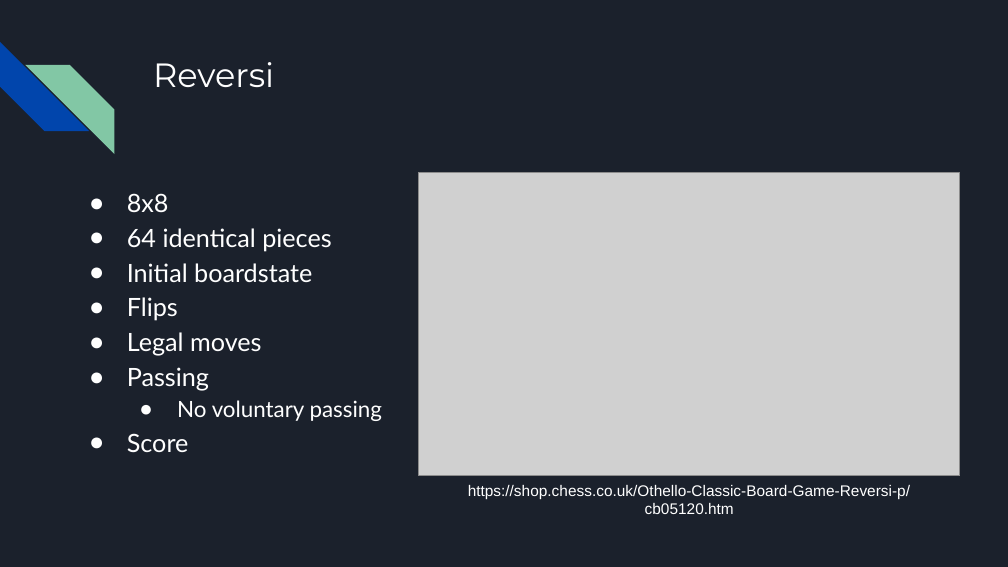
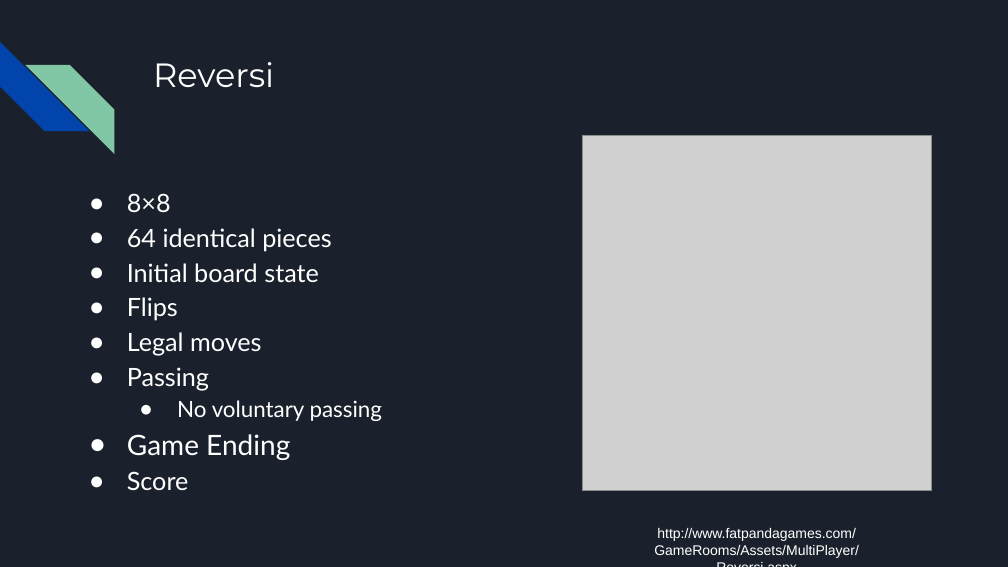
Before and after one commit to anna-porter/Reversi, a slide deck: slide 2 of Evolving a Reversi Player.pptx. Drawn at 1008x567 pixels with LibreOffice and Linux fonts; fonts in the diff are those of the drawing; grey boxes stand for pictures. Boxes give left, top, right and bottom in pixels: in the first picture for what was removed or moved away, otherwise in the second. Text is boxed around its words. In the diff, an @@ line names an element or a change of style, - is before the commit and + after.

```diff
--- a/Evolving a Reversi Player.pptx
+++ b/Evolving a Reversi Player.pptx
@@ picture resized from (x1=418, y1=172, x2=960, y2=476) to (x1=582, y1=135, x2=930, y2=491) @@
@@ text at (x1=127, y1=193, x2=171, y2=213): text changed @@
-● 8x8
+● 8×8
@@ text at (x1=127, y1=263, x2=319, y2=283): spaces changed @@
-● Initial boardstate
+● Initial board state
@@ text at (x1=127, y1=434, x2=290, y2=460): paragraph added @@
+● Game Ending
@@ text at (x1=654, y1=528, x2=859, y2=558): text changed; size 11 to 10 pt @@
-https://shop.chess.co.uk/Othello-Classic-Board-Game-Reversi-p/cb05120.htm
+http://www.fatpandagames.com/GameRooms/Assets/MultiPlayer/Reversi.aspx
```
Also in this commit, not shown: 15 other slides changed, 11 slides added, 2 slides removed.
